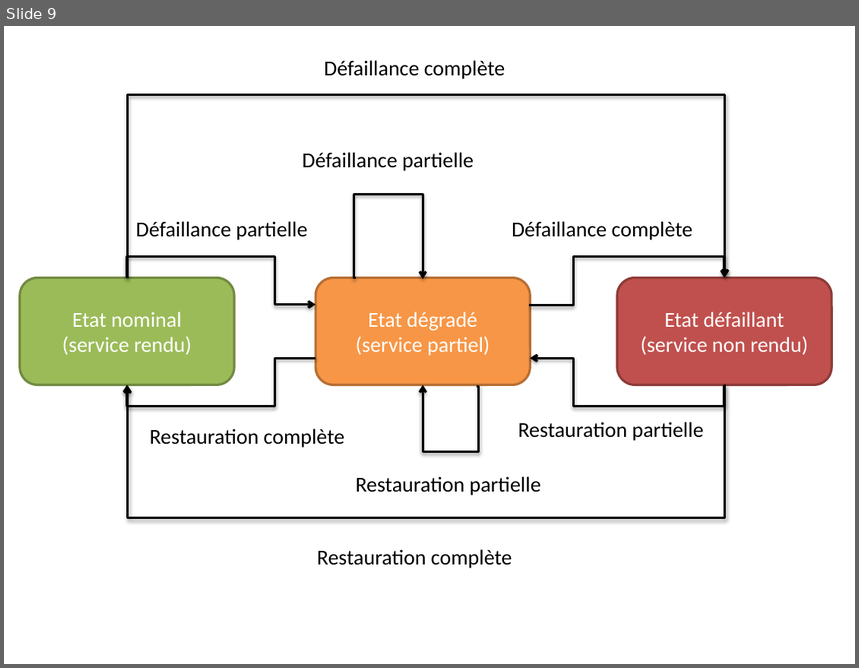
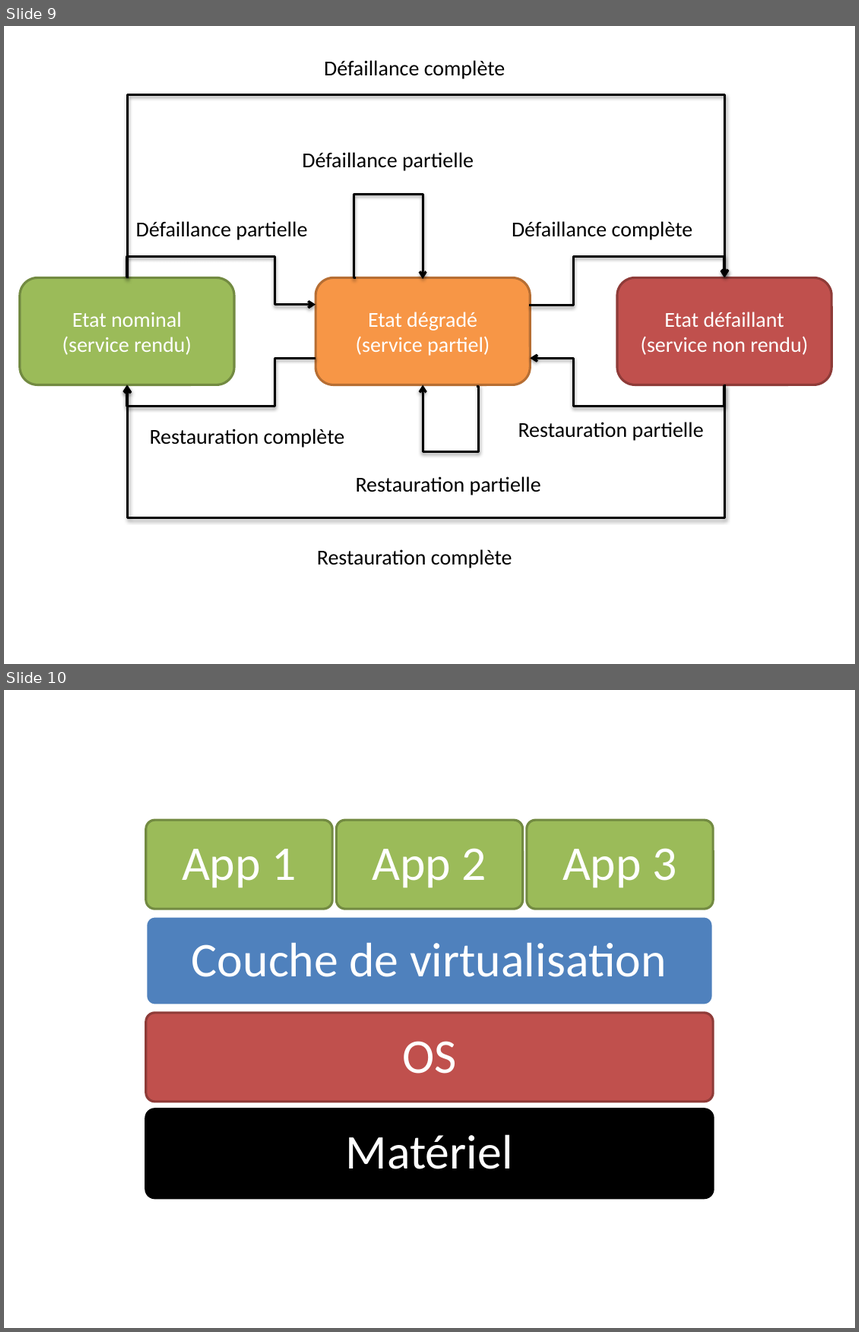
Before and after one commit to dduportal/dduportal.github.io, a slide deck: cours/ensg-asi-2014/src/raws/img_gen.pptx. Shown one above the other, each under a label of ours: slide 9 before the commit, slides 9 and 10 after it. The pictures are 859x668 and 859x1332 pixels, drawn with LibreOffice and Linux fonts; fonts in the diff are those of the drawing. Boxes give left, top, right and bottom in pixels: in the first picture for what was removed or moved away, otherwise in the second. Text is boxed around its words. In the diff, an @@ line names an element or a change of style, - is before the commit and + after.

Commit message:
[ENSG ASI 2014] wip virtu

```diff
--- a/cours/ensg-asi-2014/src/raws/img_gen.pptx
+++ b/cours/ensg-asi-2014/src/raws/img_gen.pptx
@@ slide 10 added at bbox=[4, 690, 855, 1328], background #FFFFFF @@
@@ group added at bbox=[146, 820, 713, 1198]: 6 rounded rectangles, 6 texts @@
+Matériel
+OS
+Couche de virtualisation
+App 1
+App 2
+App 3
```
Also in this commit, not shown: 1 other slide added, 3 other files.
